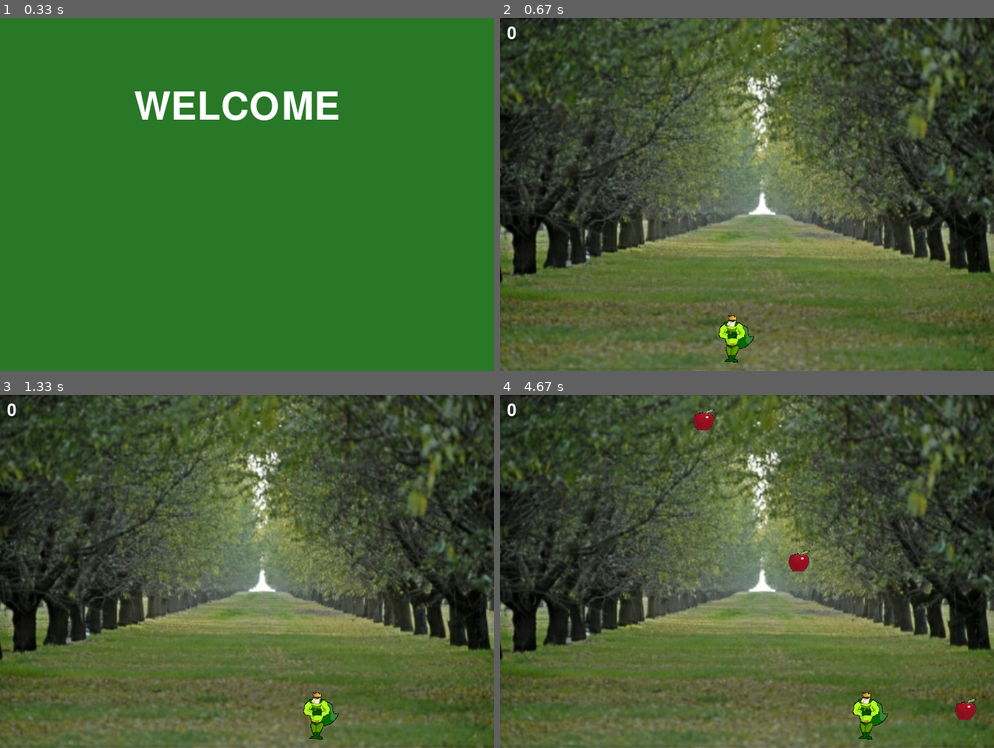
Above: before the commit, frames 1-4 (two rows, left to right).
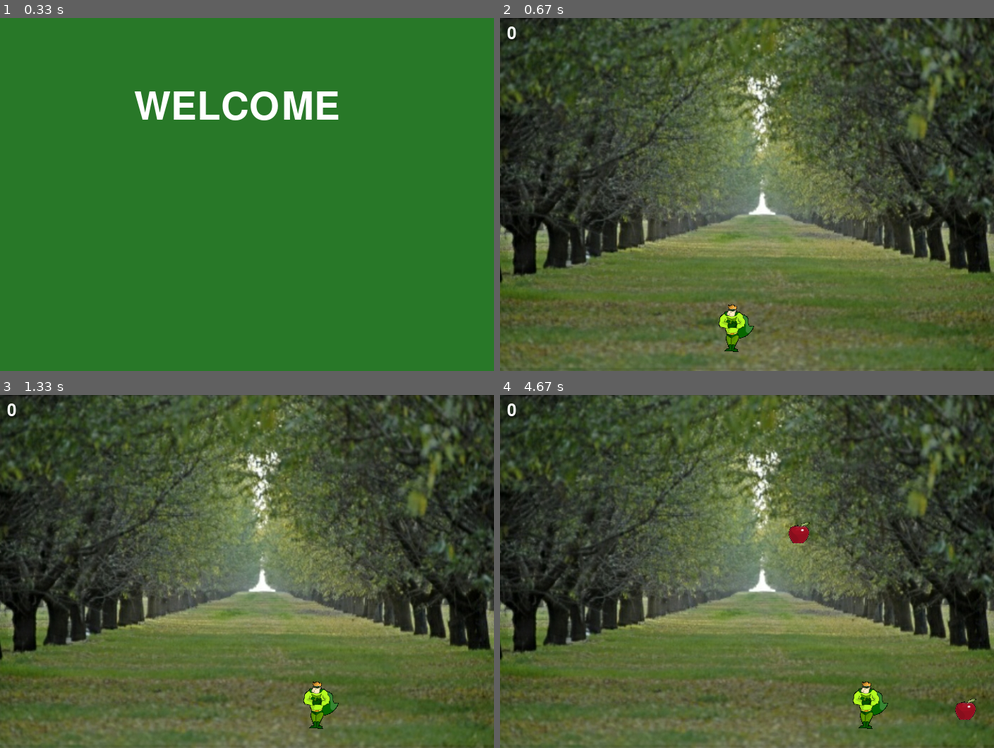
Above: after the commit, the same moments.

Repository: Carine-SHS-Digital-Tech/dodge-pygame-HughNelson
Game: pygame game, started from main.py
The game is run twice, just before and just after one commit, with the same random seed, the same clock (stepped at 60 frames per second) and the same inputs.
Inputs:
- Up to frame 1 (0.33 s): no input
- Up to frame 2 (0.67 s): tap Space at 0.33 s
- Up to frame 3 (1.33 s): hold Right 0.67-1.13 s; hold Right from 1.17 s (still down)
- Up to frame 4 (4.67 s): release Right at 1.63 s; hold Left 1.67-2.2 s; hold Left 2.23-2.63 s; hold Right 2.67-3.3 s; hold Left 3.33-3.8 s; hold Right 3.83-4.3 s; hold Right from 4.33 s (still down)

Frame 1 is identical in both runs. In frame 2, 0.7% of the frame differs, in the area x 44-52%, y 81-98%; in frame 3, 0.7%; in frame 4, 1.2%, in the area x 39-79%, y 4-98%.

Commit message:
adjusted variables in apple game, started Kidscancode tutorial - made a rectangle class

Diff:
--- /dev/null
+++ b/Kidscancode tutorial.py
@@ -0,0 +1,53 @@
+import pygame
+import random
+
+class Player(pygame.sprite.Sprite):
+    def __init__(self):
+        pygame.sprite.Sprite.__init__(self)
+        self.image = pygame.Surface((50, 50))
+        self.image.fill((50,255,10))
+        self.rect = self.image.get_rect()
+        self.rect.center = (random.randint(1,width-55),random.randint(1,height-55))
+        self.x_speed = 1
+    def update(self):
+
+
+        if self.rect.x <= 0:
+            self.x_speed *= -1
+        if self.rect.x >= width-50:
+            print("passed")
+            self.x_speed *= -1
+
+        self.rect.x += self.x_speed
+
+pygame.init()
+pygame.mixer.init()
+
+width, height = 500, 500
+screen = pygame.display.set_mode((width, height))
+
+pygame.display.set_caption("My game")
+
+clock = pygame.time.Clock()
+
+all_sprites = pygame.sprite.Group()
+player = Player()
+
+all_sprites.add(player)
+
+
+running = True
+
+while running:
+    clock.tick(200)
+    for event in pygame.event.get():
+        if event.type == pygame.QUIT:
+            running = False
+    # Update
+    all_sprites.add(player)
+
+    all_sprites.update()
+    # Draw
+    screen.fill((100,100,100))
+    all_sprites.draw(screen)
+    pygame.display.flip()
--- a/main.py
+++ b/main.py
@@ -13,24 +13,28 @@
         self.rect = self.image.get_rect()
         self.rect.x = random.randint(0,670)
         self.rect.y = 0
-
+        self.time_on_floor = 0
     def setImage(self, graphicSelected):
         allFallingObjectsImage = pygame.image.load(graphicSelected)
         self.image.blit(allFallingObjectsImage,(0,0))
 
 
     def moveFallingObjects(self, distance):
-        if self.rect.y <= 670:
+        if self.rect.y <= 470:
             self.rect.y = self.rect.y  + distance
 
     def deleteFallingObjects(self, oldscore):
-        if self.rect.y > 470:
+        if self.rect.y > 470 and self.time_on_floor >= 50:
             self.kill()
             newscore = oldscore + 1
 
             return newscore
+        elif self.rect.y > 470:
+            self.time_on_floor += 1
+            return oldscore
 
         else:
+
             return oldscore
 
 
@@ -42,7 +46,7 @@
 
         self.rect = self.image.get_rect()
         self.rect.x = 310
-        self.rect.y = 420
+        self.rect.y = 405
 
         self.image.blit(pygame.image.load("Superhero.png"),(0,0))
 
@@ -67,7 +71,7 @@
 
         screen.fill((40,120,40))
         welcone_msg = welcome_font.render(str("WELCOME"),1, white)
-        enter_msg = font.render(str("PRESS ENTER TO CONTINUE"),1, white)
+        enter_msg = font.render(str("PRESS SPACE TO CONTINUE"),1, white)
         screen.blit(welcone_msg, (190,100))
         if flash >= 12:
 
@@ -108,7 +112,7 @@
 
 move = 10
 
-amount = 1000
+amount = 1200
 
 flash = 0
 
@@ -137,10 +141,10 @@
         nextObject.setImage("Apple.png")
         allFallingObjects.add(nextObject)
         nextApple = pygame.time.get_ticks() + amount
-        move += 0.1
+        move += 0.05
         if amount > 200:
 
-            amount -= 35
+            amount -= 25
 
 
     for eachObject in (allFallingObjects.sprites()):
